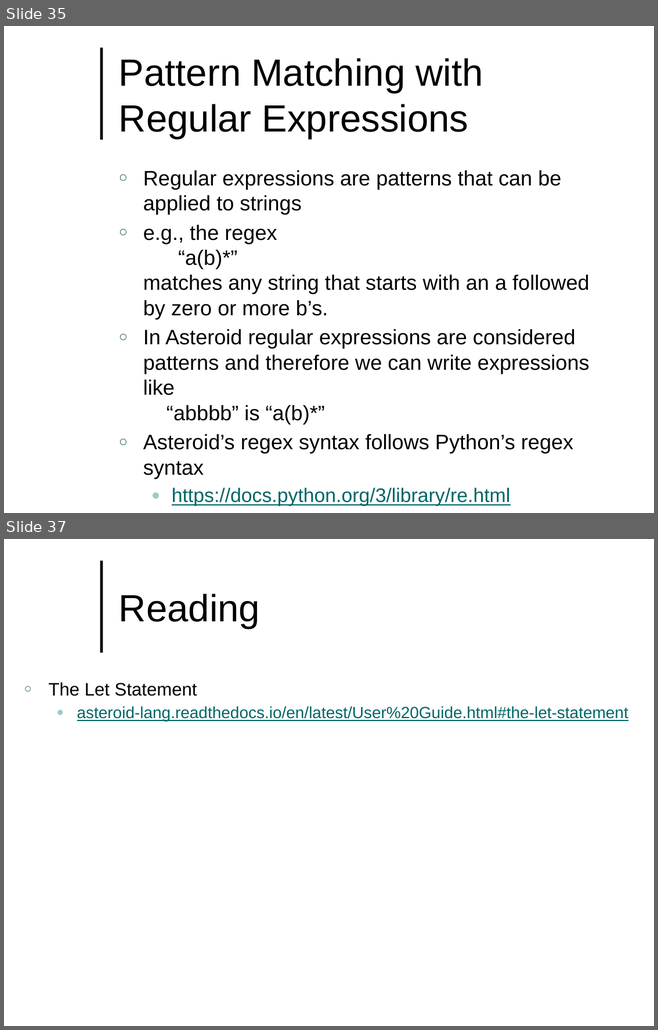
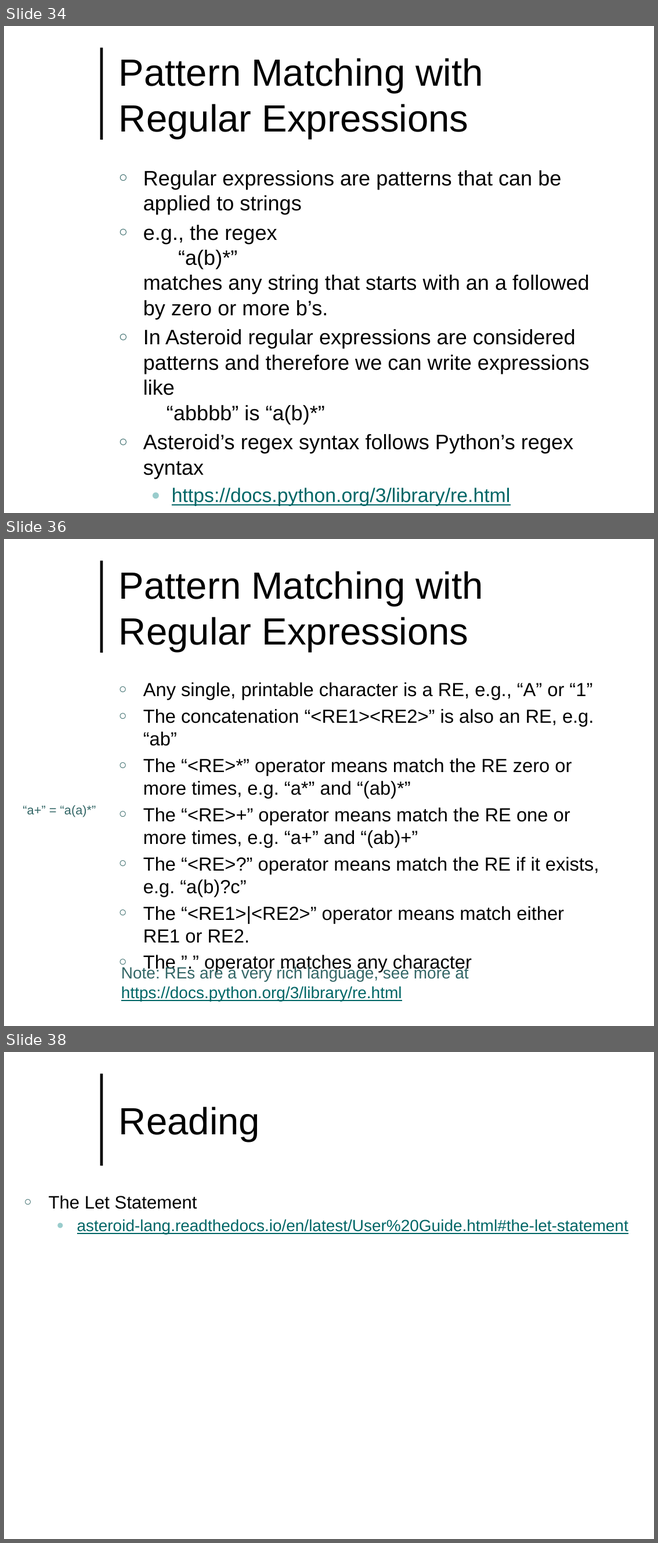
Before and after one commit to lutzhamel/CSC493, a slide deck: notes/csc493-ln004.pptx. Shown one above the other, each under a label of ours: slides 35 and 37 before the commit, slides 34, 36 and 38 after it; the slides between them are not shown. The pictures are 658x1030 and 658x1543 pixels, drawn with LibreOffice and Linux fonts; fonts in the diff are those of the drawing; background and template pictures are left out. Boxes give left, top, right and bottom in pixels: in the first picture for what was removed or moved away, otherwise in the second. Text is boxed around its words. In the diff, an @@ line names an element or a change of style, - is before the commit and + after.

```diff
--- a/notes/csc493-ln004.pptx
+++ b/notes/csc493-ln004.pptx
@@ slide 36 added at (4,539,654,1026), background #FFFFFF; not listed: 1 template element that a slide beside it also shows @@
@@ title added at (119,571,483,652), 42 pt, text #000000 @@
+Pattern Matching with Regular Expressions
@@ text added at (143,682,598,943), 21 pt, text #000000 @@
+○ Any single, printable character is a RE, e.g., “A” or “1”
+○ The concatenation “<RE1><RE2>” is also an RE, e.g. “ab”
+○ The “<RE>*” operator means match the RE zero or more times, e.g. “a*” and “(ab)*”
+○ The “<RE>+” operator means match the RE one or more times, e.g. “a+” and “(ab)+”
+○ The “<RE>?” operator means match the RE if it exists, e.g. “a(b)?c”
+○ The “<RE1>|<RE2>” operator means match either RE1 or RE2.
+○ The ”.” operator matches any character
@@ text added at (23,805,96,817), 14 pt, text #336666 @@
+“a+” = “a(a)*”
@@ text added at (121,966,468,1001), 18 pt, text #006666, underline @@
+Note: REs are a very rich language, see more at
+https://docs.python.org/3/library/re.html
@@ what was slide 35 is now slide 34 @@
@@ what was slide 37 is now slide 38 @@
```
Also in this commit, not shown: 1 slide changed, 1 other slide added, 1 slide removed, 9 other files.
